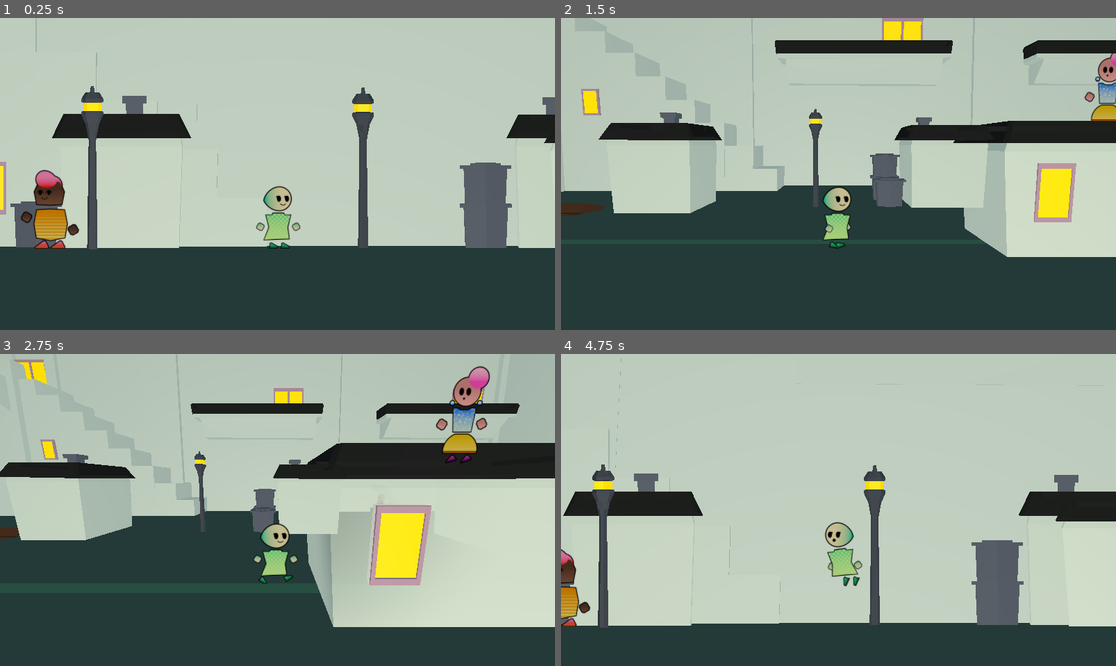
Above: before the commit, frames 1-4 (two rows, left to right).
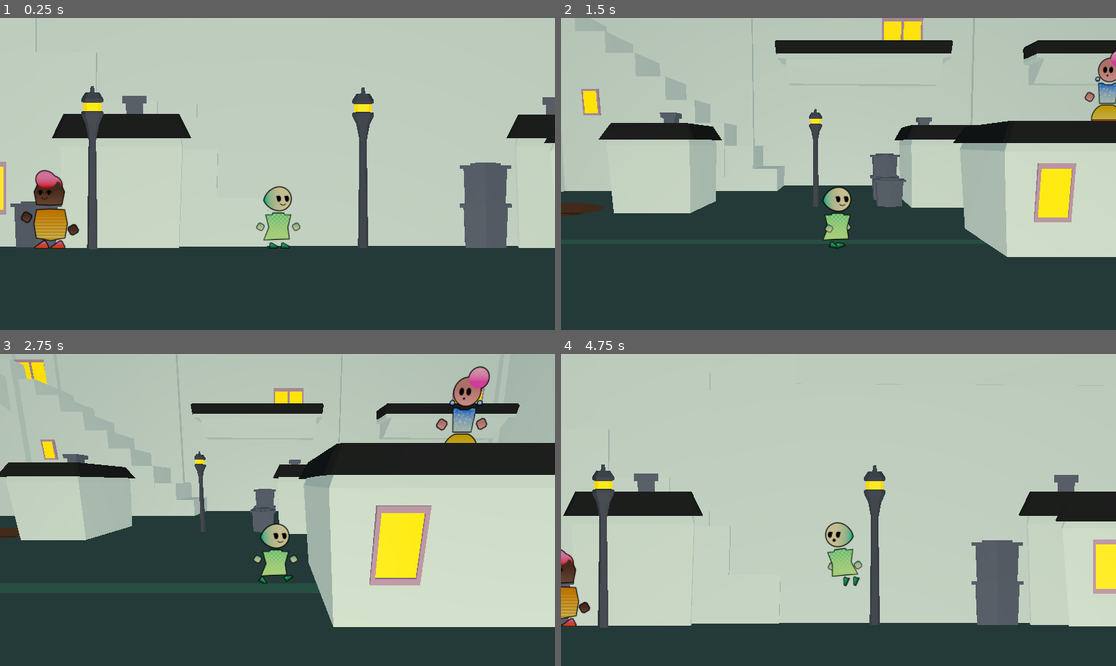
Above: after the commit, the same moments.

Repository: bellhaze/Life-in-2-Dimensions
Game: Godot game, scene res://level.tscn
The game is run twice, just before and just after one commit, with the same random seed, the same clock (stepped at 60 frames per second) and the same inputs.
Inputs:
- Up to frame 1 (0.25 s): no input
- Up to frame 2 (1.5 s): hold D (Right) 0.53-1.28 s; tap Tab (Mode Shift) at 0.6, 1.35 s; tap Space (Jump) at 0.77 s; hold S (Down) from 1.28 s (still down)
- Up to frame 3 (2.75 s): tap Space (Jump) at 1.52 s; release S (Down) at 2.03 s; hold D (Right) from 2.03 s (still down); tap Tab (Mode Shift) at 2.1 s
- Up to frame 4 (4.75 s): release D (Right) at 2.78 s; hold W (Up) 2.78-3.53 s; tap Tab (Mode Shift) at 2.85, 3.6, 4.35 s; tap Space (Jump) at 3.02, 3.77, 4.52 s; hold A (Left) from 3.53 s (still down)

The runs differ from the first frame. In frame 1, less than 0.1% of the frame differs, in the area x 0-49%, y 15-62%; in frame 2, 1.0%; in frame 3, 3.6%, in the area x 1-100%, y 11-81%; in frame 4, 0.8%.

Commit message:
Adjust camera and materials to use near clipping instead of Distance Fade

Diff:
--- a/Player/player.tscn
+++ b/Player/player.tscn
@@ -141,6 +141,7 @@
 current = true
 fov = 1.0
 size = 10.0
+near = 4.0
 script = ExtResource("4_f7waj")
 
 [node name="ZoomIn" type="AudioStreamPlayer" parent="CamTarget/Camera3D"]
--- a/fading_house_mat.tres
+++ b/fading_house_mat.tres
@@ -2,4 +2,3 @@
 
 [resource]
 albedo_color = Color(1, 1, 0.843137, 1)
-distance_fade_mode = 1
--- a/fading_roof_mat.tres
+++ b/fading_roof_mat.tres
@@ -2,5 +2,4 @@
 
 [resource]
 albedo_color = Color(0.152941, 0.14902, 0.12549, 1)
-distance_fade_mode = 1
 distance_fade_max_distance = 5.0
